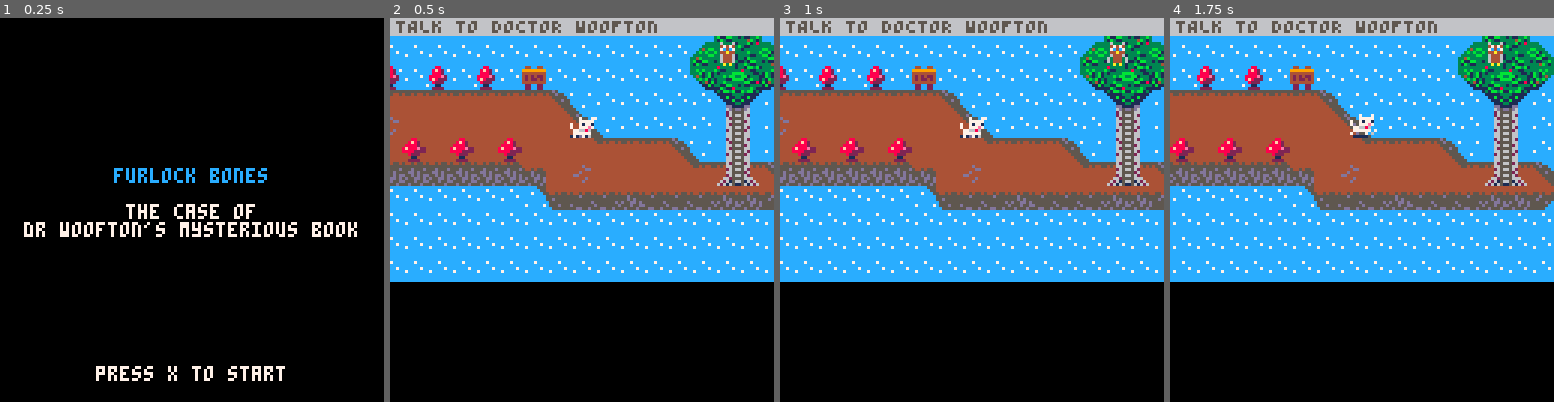
Above: before the commit, frames 1-4 (left to right).
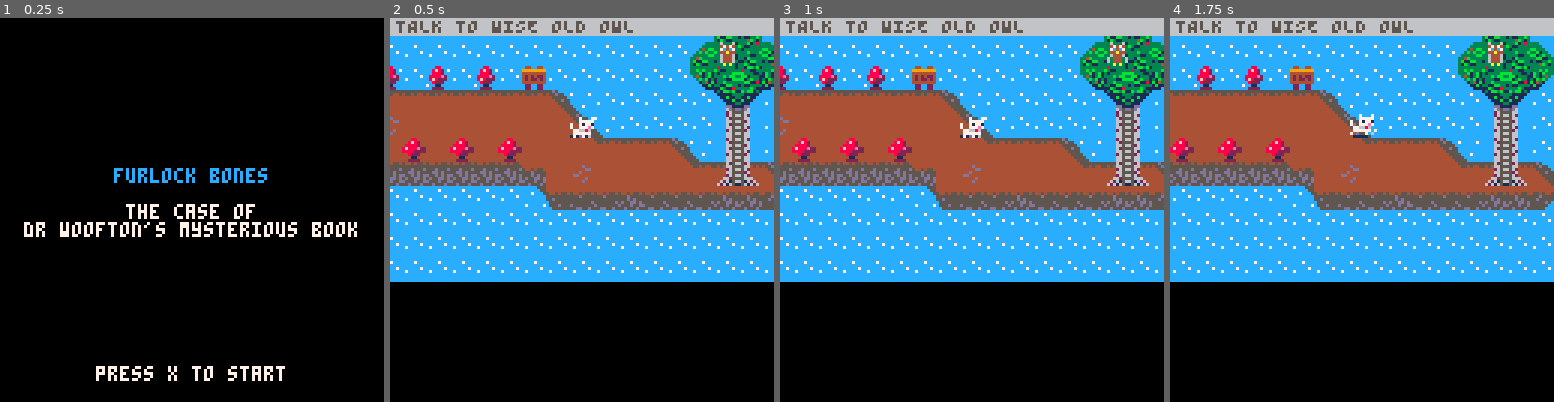
Above: after the commit, the same moments.

Repository: Mackeriah/FurlockBones-game
Game: PICO-8 cartridge furlock bones.p8
Same seed, same stepped clock (60 frames per second), same inputs: the game is played once before the commit and once after it.
Inputs:
- Up to frame 1 (0.25 s): no input
- Up to frame 2 (0.5 s): tap X (X key) at 0.33 s
- Up to frame 3 (1 s): tap O (Z key) at 0.7 s
- Up to frame 4 (1.75 s): tap X (X key) at 1.07 s; hold Right from 1.6 s (still down); tap O (Z key) at 1.7 s

Frame 1 is identical in both runs. In frame 2, 0.5% of the frame differs, in the area x 27-70%, y 0-4%; in frame 3, 0.5%; in frame 4, 0.5%.

Commit message:
library scene 95%

Diff:
--- a/furlock bones.p8
+++ b/furlock bones.p8
@@ -32,7 +32,7 @@
 	init_objective()
 	lost_animals()
 	shakeAmount = 0
-	--objective.current = "TALK TO WISE OLD OWL"
+	objective.current = "TALK TO WISE OLD OWL"
 	leaves = {} -- used to store leaves, obvs
 	leafCount = 0
 end
@@ -62,8 +62,11 @@
 			check_character_collision()
 			doMapStuff()
 			newsigncollision()
-			if owlInLibrary == true then owl_knocking_stuff_over_in_library() end
-			foreach(leaves, leaf_physics)
+			if owlInLibrary == true then
+				owl_knocking_stuff_over_in_library()
+				foreach(leaves, leaf_physics)
+			end
+
 		end
 	else -- if on menu then start game
 		if (btnp(❎)) then activeGame = true end
@@ -74,7 +77,9 @@
 	cls()
 	if activeGame == false then draw_menu() else draw_game() end
 	-- player.x-20,player.y-20,8
-	--print(leafCount,player.x-20,player.y-20,8)
+	--print(itemsBroken,player.x-20,player.y-20,8)
+	-- print("stepTimeStart: "..stepTimeStart)
+	-- print(time())
 end
 
 function draw_menu()
@@ -109,9 +114,8 @@
 		foreach(leaves, draw_leaf) -- drop leaves when Owl in library
 		draw_characters()
 		if conversation.active == true then draw_conversation()	end
-		if owlInLibrary == true then
-			owlLookingForBook()
-		end
+		if owlOnStairsFlag == true then owlGoingDownstairs() end
+		if owlInLibrary == true then owlLookingForBook() end
 	end
 end
 
@@ -202,7 +206,7 @@
 				if (btnp(❎)) then
 					conversation_state = "none"
 					showDoor = true
-					owlInLibrary = true
+					owlOnStairsFlag = true
 				end
 
 			elseif conversation_state == "owl_grumpy_1" then
@@ -850,6 +854,8 @@
 	showDoor = false
 	owlTime = 0
 	owlWait = 2
+	stepTimeStart = 0
+	owlOnStairsFlag = false
 	owlInLibrary = false
 	itemsBroken = 0 -- used when owl is shaking screen brekaing stuff in library
 end
@@ -886,6 +892,32 @@
 	end
 end
 
+function owlGoingDownstairs()
+	if owlInLibrary != true then
+		if stepTimeStart == 0 then
+			stepTimeStart = time()
+		end
+		if stepTimeStart <= time() - 1 then
+			print("clomp", owl.x+12, owl.y+20, 0)
+		end
+		if stepTimeStart <= time() - 2 then
+			print("clomp", owl.x+14, owl.y+26, 0)
+		end
+		if stepTimeStart <= time() - 3 then
+			print("clomp", owl.x+16, owl.y+32, 0)
+		end
+		if stepTimeStart <= time() - 4 then
+			print("clomp", owl.x+18, owl.y+38, 0)
+		end
+		if stepTimeStart <= time() - 5 then
+			print("creeeak", owl.x+20, owl.y+44, 0)
+		end
+		if stepTimeStart <= time() - 6 then
+			owlInLibrary = true
+		end
+	end
+end
+
 function owlLookingForBook()
 	if itemsBroken == 1 then
 		print("whoops!", owl.x+15, owl.y+30, 0)
@@ -915,9 +947,9 @@
 		end
 	end
 	if itemsBroken == 4 then
-		print("ah...", owl.x+30, owl.y+10, 0)
-		print("not...", owl.x+30, owl.y+16, 0)
-		print("good...", owl.x+30, owl.y+22, 0)
+		print("ah...", owl.x+25, owl.y+10, 0)
+		print("not...", owl.x+25, owl.y+16, 0)
+		print("good...", owl.x+25, owl.y+22, 0)
 		if leafCount < 20 then
 			for i=1, 5 do
 				make_leaf(owl.x+5+rnd(30)-15,owl.y+rnd(10)-5)
@@ -934,7 +966,28 @@
 			end
 		end
 	end
-end
+	if itemsBroken == 6 then
+		print("aha! here it is*", owl.x-20, owl.y+50, 0)
+	end
+end
+
+function owl_knocking_stuff_over_in_library()
+	if shakeAmount > 0 then screen_shake() end
+	if time() >= owlWait then
+		if itemsBroken < 6 then
+			owlTime = time()
+			if itemsBroken <= 3 then
+				shakeAmount += 10
+			elseif itemsBroken == 4 then
+				shakeAmount += 50
+			end
+			owlWait = time() + 5
+			itemsBroken += 1
+		elseif itemsBroken == 5 then
+		end
+	end
+end
+
 
 function create_signs()
 	sign1={}
@@ -975,8 +1028,6 @@
 end
 
 function draw_characters()
-	-- draw player
-	spr(player.sprite,player.x,player.y,1,1,player.direction==-1)
 	-- draw woofton
 	spr(woofton.sprite,woofton.x,woofton.y,1,1,woofton.direction==-1)
 	if showDoor == false then
@@ -989,6 +1040,9 @@
 	-- draw signs
 	spr(sign1.sprite,sign1.x,sign1.y,1,1,1)
 	spr(sign2.sprite,sign2.x,sign2.y,1,1,1)
+
+	-- draw player
+	spr(player.sprite,player.x,player.y,1,1,player.direction==-1)
 end
 
 function make_leaf(x,y)
@@ -1140,23 +1194,7 @@
 	if shakeAmount < .3 then shakeAmount = 0 end
 end
 
-function owl_knocking_stuff_over_in_library()
-	if shakeAmount > 0 then screen_shake() end
-	if time() >= owlWait then
-		if itemsBroken < 5 then
-			owlTime = time()
-			if itemsBroken == 4 then
-				shakeAmount += 100
-			else
-				shakeAmount += 10
-			end
-			owlWait = time() + 5
-			itemsBroken += 1
-		else
-			owlInLibrary = false
-		end
-	end
-end
+
 
 -- map strings
 owen="qa_?ce-?ja-?ciqabaaadmaadm-?ea6ace-?ea-aam-aa2-?ca6a??qc?pqba2aaam-aaaabay6bf<5caqabaa6bfaaaeqaaa2aaaqab?laaguaaaqab?taaeaaa?l6bf<)aa<)bea6bgaaafu-?daabe<?aa<)ag<pda<?ag<)aa2-?1a-b?}aai2-b?)aai6-?c2-?ja-?c6aca"
